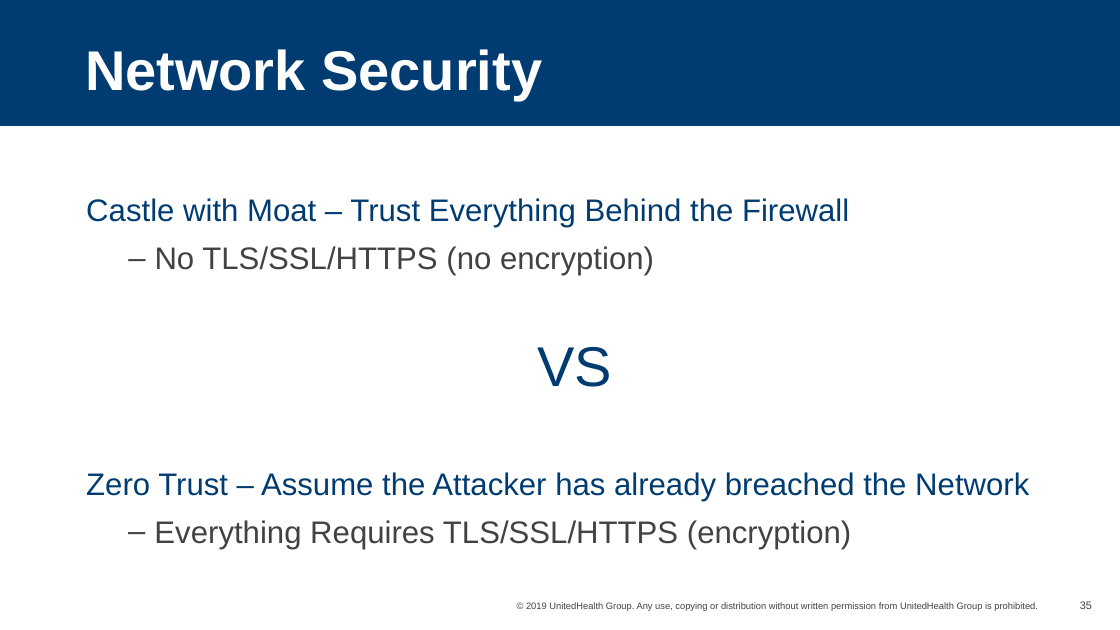
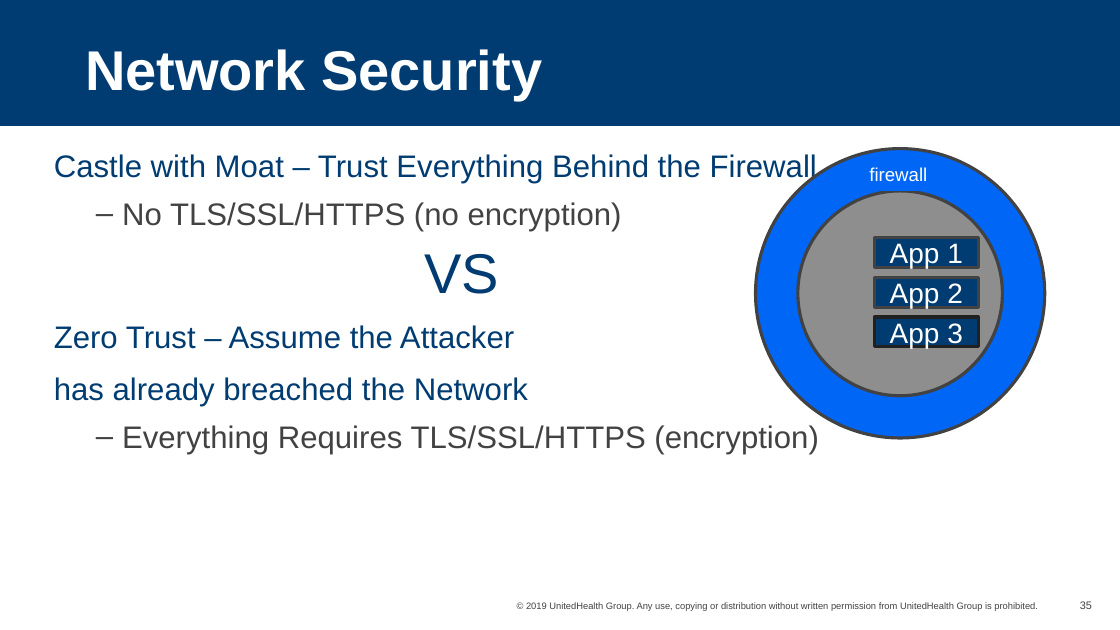
Before and after one commit to starrman777/presentations, a slide deck: slide 35 of ZeroDayAttack.pptx. Drawn at 1120x630 pixels with LibreOffice and Linux fonts; fonts in the diff are those of the drawing; background and template pictures are left out. Boxes give left, top, right and bottom in pixels: in the first picture for what was removed or moved away, otherwise in the second. Text is boxed around its words. In the diff, an @@ line names an element or a change of style, - is before the commit and + after.

```diff
--- a/ZeroDayAttack.pptx
+++ b/ZeroDayAttack.pptx
@@ text "Castle with Moat – Trust ..." moved from (x1=86, y1=198, x2=849, y2=276) to (x1=54, y1=154, x2=817, y2=231) @@
@@ ellipse added at (x1=756, y1=149, x2=1045, y2=438), fill #0066F5, outline #424242 2 pt @@
@@ rectangle added at (x1=858, y1=157, x2=942, y2=190), fill #0066F5, 12 pt, text #FFFFFF @@
+firewall
@@ ellipse added at (x1=797, y1=190, x2=1002, y2=395), fill #8E8E8E, outline #424242 2 pt @@
@@ text "VS" moved from (x1=537, y1=347, x2=612, y2=387) to (x1=425, y1=254, x2=500, y2=294) @@
@@ rectangle added at (x1=875, y1=237, x2=979, y2=268), fill #003C71, outline #424242 2 pt, 18 pt, text #FFFFFF @@
+App 1
@@ rectangle added at (x1=875, y1=278, x2=979, y2=308), fill #003C71, outline #424242 2 pt, 18 pt, text #FFFFFF @@
+App 2
@@ text at (x1=54, y1=325, x2=528, y2=406): text changed @@
-Zero Trust – Assume the Attacker has already breached the Network
+Zero Trust – Assume the Attacker
+has already breached the Network
@@ text "Zero Trust – Assume the ..." moved from (x1=86, y1=472, x2=1029, y2=549) to (x1=54, y1=325, x2=818, y2=454) @@
@@ rectangle added at (x1=875, y1=317, x2=979, y2=347), fill #003C71, outline #212121 2 pt, 18 pt, text #FFFFFF @@
+App 3
```
